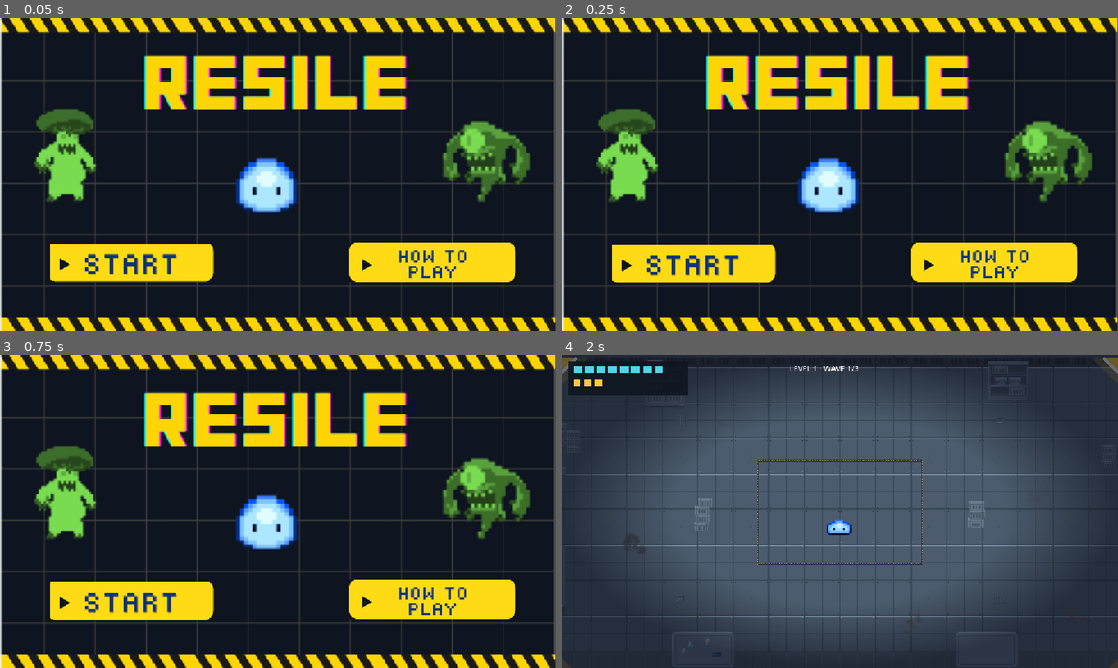
Above: before the commit, frames 1-4 (two rows, left to right).
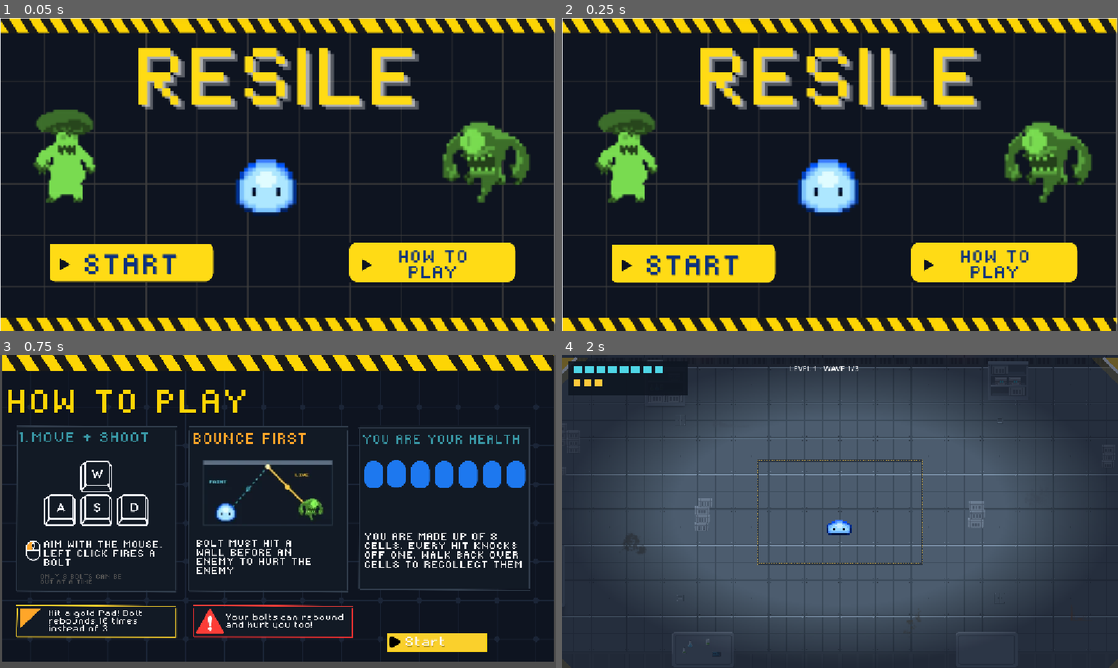
Above: after the commit, the same moments.

Repository: nirvith/resile
Game: Godot game, scene res://control.tscn
Two runs of this game, one before a commit and one after it. Both use one fixed random seed, a clock stepped at 60 frames per second and the inputs below.
Inputs (mouse positions are in pixels of both pictures, inside the frame that each line leads up to; where the layout moved, square brackets give the same spot in the first picture):
- Up to frame 1 (0.05 s): no input
- Up to frame 2 (0.25 s): no input
- Up to frame 3 (0.75 s): click (433, 599) at 0.52 s
- Up to frame 4 (2 s): click (1001, 642) [695, 599] at 1.25 s

The runs differ from the first frame. In frame 1, 11% of the frame differs, in the area x 0-100%, y 0-100%; in frame 2, 11%; in frame 3, 37%; in frame 4, nothing differs.

Commit message:
Functional how to play screen

Diff:
--- a/control.gd
+++ b/control.gd
@@ -1,14 +1,11 @@
 extends Control
 
-var start_button: TextureButton
+@onready var start_button: TextureButton = $TextureButton
+@onready var tutorial_button: TextureButton = $tutorial
 
 func _ready() -> void:
-	var buttons := find_children("*", "TextureButton")
-	if buttons.is_empty():
-		push_error("Main menu: no TextureButton found under " + name)
-		return
-	start_button = buttons[0]
 	start_button.pressed.connect(_on_start_pressed)
+	tutorial_button.pressed.connect(_on_tutorial_pressed)
 	await get_tree().process_frame  # let the layout settle first
 	button_jump()
 
@@ -23,3 +20,6 @@
 
 func _on_start_pressed() -> void:
 	get_tree().change_scene_to_file("res://node_2d.tscn")
+
+func _on_tutorial_pressed() -> void:
+	get_tree().change_scene_to_file("res://tutorial.tscn")
--- a/control.tscn
+++ b/control.tscn
@@ -1,7 +1,7 @@
 [gd_scene format=3 uid="uid://ds5vk857hdrtb"]
 
 [ext_resource type="Script" uid="uid://ds3msfff6e8y1" path="res://control.gd" id="1_ee4bf"]
-[ext_resource type="Texture2D" uid="uid://bao4qucepkml0" path="res://assets/Screenshot 2026-11-15 073942.png" id="2_kbped"]
+[ext_resource type="Texture2D" uid="uid://ddnxer4ckj8vg" path="res://assets/Screenshot 2026-11-15 094207.png" id="2_ee4bf"]
 [ext_resource type="Texture2D" uid="uid://dvva8qsrrlhmr" path="res://assets/Screenshot 2026-11-15 074015.png" id="3_fj5cn"]
 [ext_resource type="Texture2D" uid="uid://ddw7m08hs2ll2" path="res://assets/Screenshot 2026-11-15 074331.png" id="4_iy58a"]
 
@@ -18,7 +18,7 @@
 layout_mode = 0
 offset_right = 1150.0
 offset_bottom = 651.0
-texture = ExtResource("2_kbped")
+texture = ExtResource("2_ee4bf")
 
 [node name="TextureButton" type="TextureButton" parent="." unique_id=25784845]
 layout_mode = 0
@@ -28,7 +28,7 @@
 offset_bottom = 550.0
 texture_normal = ExtResource("3_fj5cn")
 
-[node name="TextureButton2" type="TextureButton" parent="." unique_id=1141440456]
+[node name="tutorial" type="TextureButton" parent="." unique_id=1141440456]
 layout_mode = 0
 offset_left = 723.0
 offset_top = 465.0
--- /dev/null
+++ b/tutorial.gd
@@ -0,0 +1,9 @@
+extends Control
+
+@onready var start_button: TextureButton = $TextureButton
+
+func _ready() -> void:
+	start_button.pressed.connect(_on_start_pressed)
+
+func _on_start_pressed() -> void:
+	get_tree().change_scene_to_file("res://node_2d.tscn")
--- /dev/null
+++ b/tutorial.tscn
@@ -0,0 +1,32 @@
+[gd_scene format=3 uid="uid://bmwxrsik8irym"]
+
+[ext_resource type="Texture2D" uid="uid://drekh0xourw10" path="res://assets/v.png" id="1_7n6eb"]
+[ext_resource type="Script" uid="uid://1gl25bma8dcu" path="res://tutorial.gd" id="1_ehuit"]
+[ext_resource type="Texture2D" uid="uid://d3bhax2sjjg8w" path="res://assets/Screenshot 2026-11-15 092849.png" id="3_5mrt3"]
+
+[node name="Control" type="Control" unique_id=215590641]
+layout_mode = 3
+anchors_preset = 15
+anchor_right = 1.0
+anchor_bottom = 1.0
+grow_horizontal = 2
+grow_vertical = 2
+script = ExtResource("1_ehuit")
+
+[node name="TextureRect" type="TextureRect" parent="." unique_id=969377278]
+layout_mode = 0
+offset_left = -409.0
+offset_top = -233.0
+offset_right = 1561.0
+offset_bottom = 867.0
+offset_transform_enabled = true
+offset_transform_scale = Vector2(0.58, 0.58)
+texture = ExtResource("1_7n6eb")
+
+[node name="TextureButton" type="TextureButton" parent="." unique_id=1652804830]
+layout_mode = 0
+offset_left = 801.0
+offset_top = 575.0
+offset_right = 1009.0
+offset_bottom = 615.0
+texture_normal = ExtResource("3_5mrt3")
Binary file removed: assets/Screenshot 2026-11-15 073942.png
Binary file added: assets/Screenshot 2026-11-15 092849.png
Not shown, added: assets/Screenshot 2026-11-15 092849.png.import
Binary file added: assets/Screenshot 2026-11-15 094207.png
Not shown, added: assets/Screenshot 2026-11-15 094207.png.import
Binary file added: assets/v.png
Not shown, changed: assets/v.png.import
Not shown, added: tutorial.gd.uid
